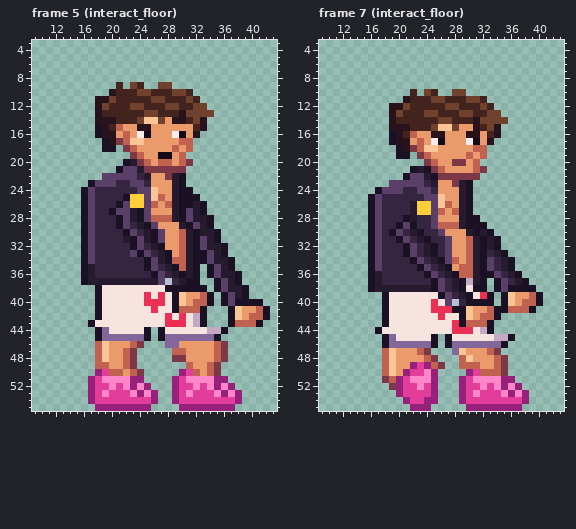
Pixel-art file, stored at assets/source/characters/carl/carl_h52_interact.ase. Above, as it was before the edit.
48x56 pixels, 12 frames. Shown: frame 5 (interact_floor): x 9..43, y 3..55; frame 7 (interact_floor): x 9..43, y 3..55. The commit also changed other frames, which this record leaves out.
New version:
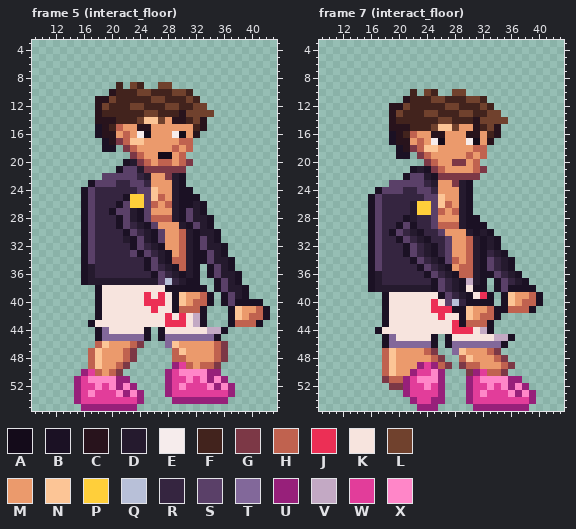
Palette (. is transparent): A #140b1a  B #1b1124  C #28131c  D #251a2e  E #f6ecec  F #42231d  G #7c3846  H #c0624f  J #ec2f55  K #f7e4de  L #70412d  M #eb9a6c  N #fcc596  P #ffcf3a  Q #b8c0d8  R #352540  S #5a4068  T #82689a  U #97207a  V #c3a9c4  W #e23d9a  X #ff86c8
Diff:
Changed rows in their new state; - is an unchanged pixel.
Frame 5 (interact_floor), layers "shoes", "legs":
first column x 15:
46 --------------N---------
47 --HNM----------N--------
48 --HNM---------HH--------
49 --HNM-HG.-----UW--H-----
50 -UWHM-G...---UWXXXXUU---
51 UWXX--UU..---UW--W-UX---
52 UWWX--U--..--UWX-W------
53 UWX-W-XU--..-UW-W---WWU.
54 UWW------U..---UUUUUUU..
55 -UU------..----........-
Frame 7 (interact_floor), layers "shoes", "legs":
first column x 20:
47 ---MHG--------------
48 ----MHG-------------
49 --MUWUHG-G----MHG---
50 -MU-WXU---GUW-------
51 HUW--XU--.UW---X-U--
52 GU-WXWU--.U-WXWXUXU-
53 .U---WU--.UWX--WXUXU
54 -.U-W-U--.U-------WU
55 --.--U----.-------U-
Where, in picture pixels (left, top, right, bottom), the same in both pictures:
changed: (74, 341, 242, 411)
changed: (396, 348, 536, 411)
